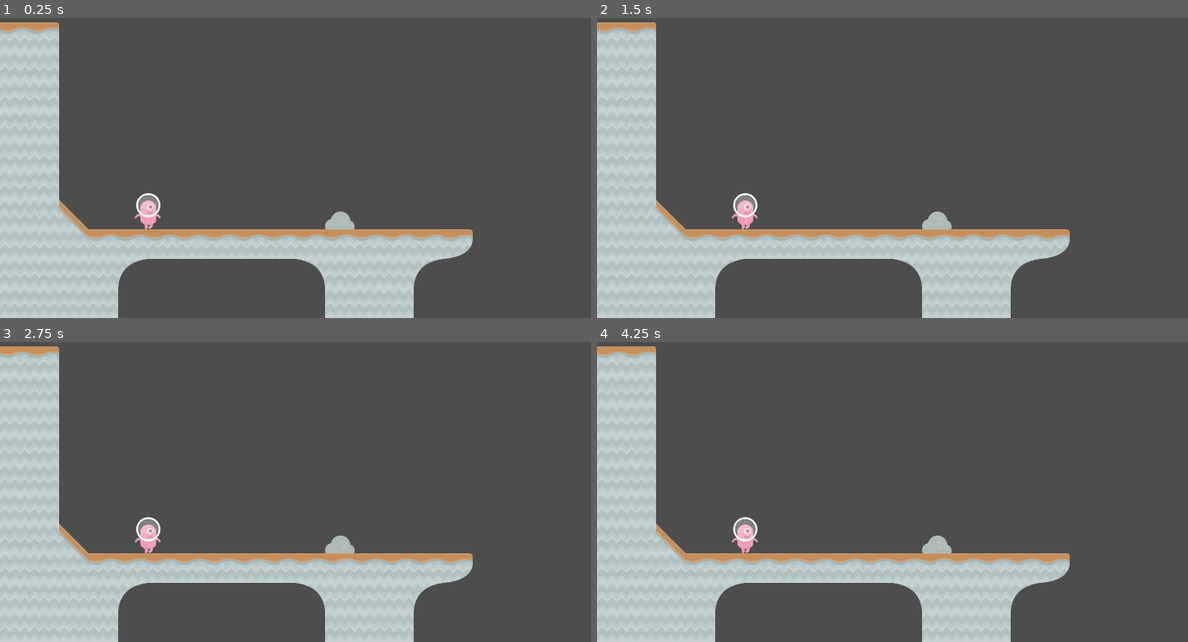
Above: before the commit, frames 1-4 (two rows, left to right).
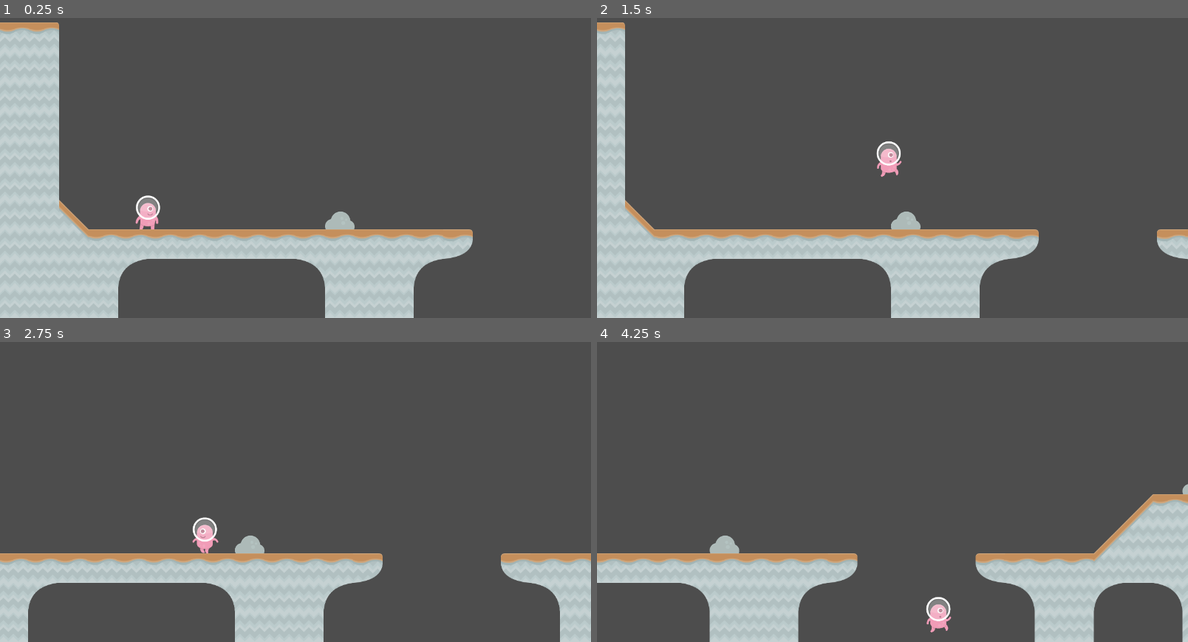
Above: after the commit, the same moments.

Repository: ferupk/CSUI-GD-tutorial-4
Game: Godot game, scene res://scenes/Level1.tscn
Same seed, same stepped clock (60 frames per second), same inputs: the game is played once before the commit and once after it.
Inputs:
- Up to frame 1 (0.25 s): no input
- Up to frame 2 (1.5 s): tap Enter at 0.5 s; hold Right (right) from 0.53 s (still down); tap F at 0.6, 1.35 s; tap Space (jump) at 0.77 s
- Up to frame 3 (2.75 s): tap Space (jump) at 1.52 s; release Right (right) at 2.03 s; hold A (left) from 2.03 s (still down); tap F at 2.1 s
- Up to frame 4 (4.25 s): release A (left) at 2.78 s; hold Right (right) from 2.78 s (still down); tap F at 2.85, 3.6 s; tap Space (jump) at 3.02, 3.77 s

The runs differ from the first frame. In frame 1, 0.3% of the frame differs, in the area x 22-28%, y 58-71%; in frame 2, 9.3%; in frame 3, 22%; in frame 4, 27%, in the area x 0-100%, y 1-100%.

Commit message:
Allow respawn after lose screen

Diff:
--- /dev/null
+++ b/Global.gd
@@ -0,0 +1,3 @@
+extends Node
+
+var current_level = "Level1"
--- a/project.godot
+++ b/project.godot
@@ -14,6 +14,10 @@
 run/main_scene="res://scenes/Level1.tscn"
 config/features=PackedStringArray("4.3")
 config/icon="res://icon.png"
+
+[autoload]
+
+Global="*res://Global.gd"
 
 [display]
 
--- /dev/null
+++ b/scenes/LoseScreen.gd
@@ -0,0 +1,7 @@
+extends Node2D
+
+
+# Called when the node enters the scene tree for the first time.
+func _ready() -> void:
+	await get_tree().create_timer(3).timeout
+	get_tree().change_scene_to_file(str("res://scenes/" + Global.current_level + ".tscn"))
--- a/scenes/LoseScreen.tscn
+++ b/scenes/LoseScreen.tscn
@@ -1,10 +1,12 @@
-[gd_scene load_steps=2 format=3 uid="uid://bwqfrybhm356q"]
+[gd_scene load_steps=3 format=3 uid="uid://bwqfrybhm356q"]
 
 [ext_resource type="Texture2D" uid="uid://bi5p7hlw4wlhv" path="res://assets/dead.jpg" id="1"]
+[ext_resource type="Script" path="res://scenes/LoseScreen.gd" id="1_8xfnj"]
 
 [node name="LoseScreen" type="Node2D"]
+script = ExtResource("1_8xfnj")
 
 [node name="Sprite2D" type="Sprite2D" parent="."]
-position = Vector2(512, 320)
-scale = Vector2(0.76, 0.76)
+position = Vector2(640, 359.5)
+scale = Vector2(0.914286, 0.684762)
 texture = ExtResource("1")
--- a/scenes/player/Player.tscn
+++ b/scenes/player/Player.tscn
@@ -1,6 +1,6 @@
 [gd_scene load_steps=9 format=3 uid="uid://bc2fujtl13g10"]
 
-[ext_resource type="Script" path="res://scenes/player.gd" id="1_xsgpf"]
+[ext_resource type="Script" path="res://scenes/player/Player.gd" id="1_xsgpf"]
 [ext_resource type="Texture2D" uid="uid://dhsqj8dybb7fq" path="res://assets/kenney_platformerpack/Spritesheets/spritesheet_alien.png" id="2"]
 [ext_resource type="Script" path="res://scenes/player/PlayerCamera.gd" id="3_u8esg"]
 
--- a/scenes/utils/SceneChanger.gd
+++ b/scenes/utils/SceneChanger.gd
@@ -5,4 +5,6 @@
 
 func _on_SceneChanger_body_entered(body):
 	if body.get_name() == "Player":
+		if self.get_name() == "RocketGoal" and scene_name.begins_with("Level"):
+			Global.current_level = scene_name
 		get_tree().change_scene_to_file(str("res://scenes/" + scene_name + ".tscn"))
